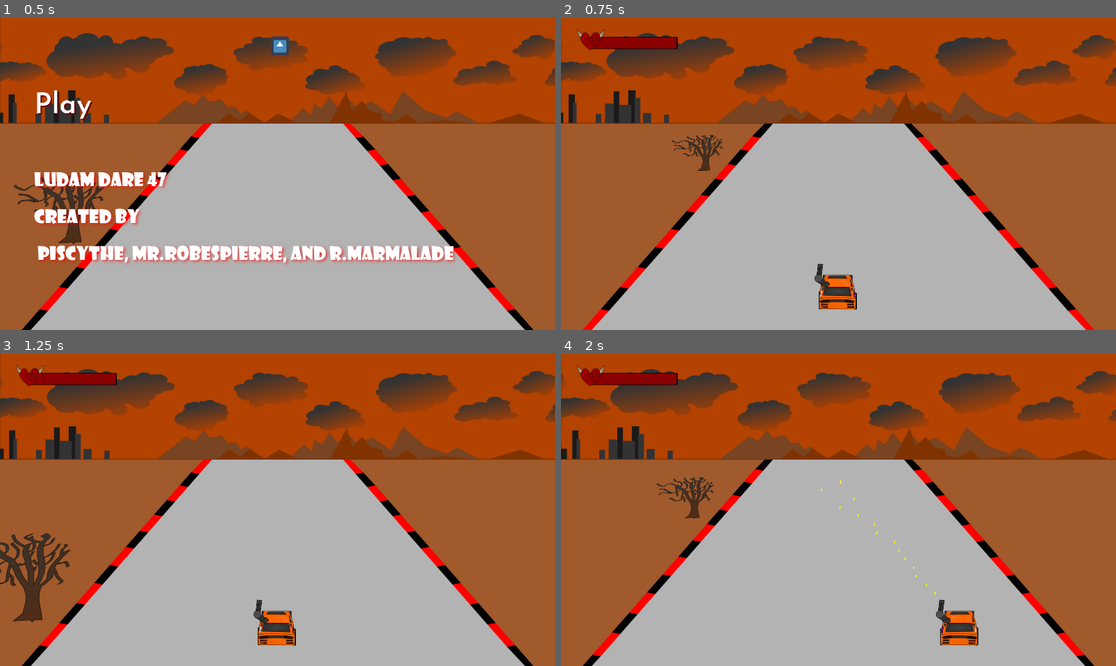
Above: before the commit, frames 1-4 (two rows, left to right).
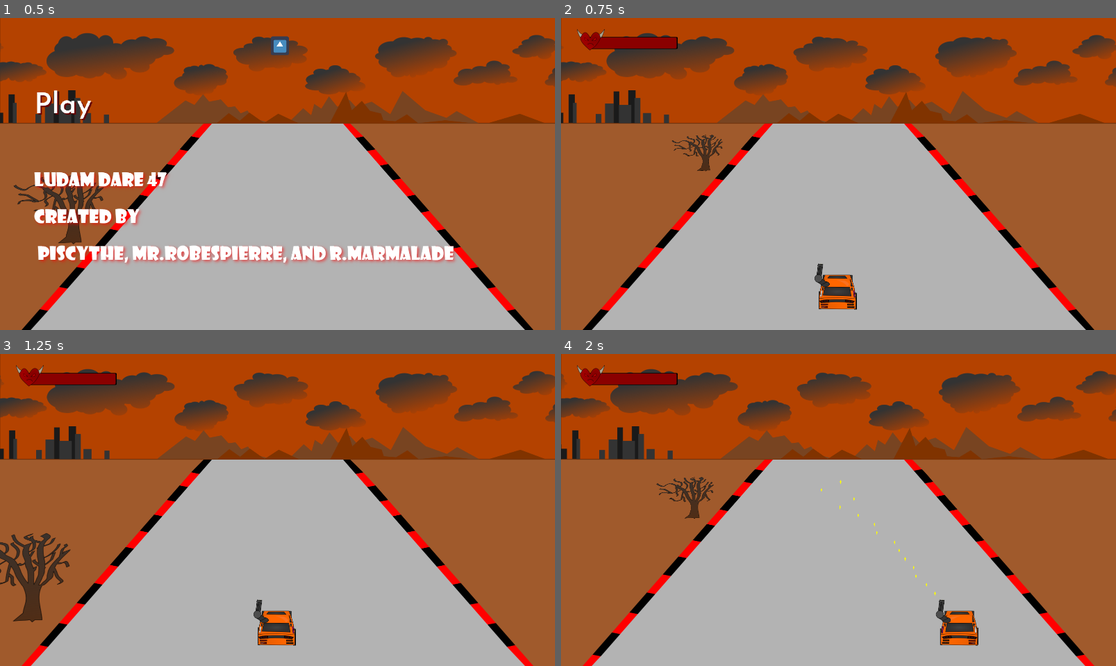
Above: after the commit, the same moments.

Repository: adambraude/LD47
Game: Godot game, scene res://test scene.tscn
The game is run twice, just before and just after one commit, with the same random seed, the same clock (stepped at 60 frames per second) and the same inputs. The engine's default icon, where the game draws it, is replaced by a stand-in: a white triangle on a blue panel in a dark square.
Inputs:
- Up to frame 1 (0.5 s): no input
- Up to frame 2 (0.75 s): click "Play" at 0.5 s
- Up to frame 3 (1.25 s): no input
- Up to frame 4 (2 s): hold Right (ui_right) from 1.28 s (still down); hold Space (shoot) from 1.28 s (still down)

Frame 1 is identical in both runs. In frame 2, 2.4% of the frame differs, in the area x 3-97%, y 33-100%; in frame 3, 2.4%; in frame 4, 2.5%.

Commit message:
Added a startSpawns method to EnemySpawner

Diff:
--- a/EnemySpawner.gd
+++ b/EnemySpawner.gd
@@ -29,6 +29,10 @@
 #func _process(delta):
 #	pass
 
+func startSpawns():
+	$BatEnemyTimer.start()
+	$CrabEnemyTimer.start()
+
 func removeAndStopAll():
 	$BatEnemyTimer.stop()
 	$CrabEnemyTimer.stop()
@@ -37,8 +41,7 @@
 	get_tree().call_group("fireballs", "queue_free")
 
 func _on_StartTimer_timeout():
-	$BatEnemyTimer.start()
-	$CrabEnemyTimer.start()
+	startSpawns()
 
 
 func _on_BatEnemyTimer_timeout():
--- a/Main.tscn
+++ b/Main.tscn
@@ -13,7 +13,7 @@
 [node name="Background" parent="." instance=ExtResource( 1 )]
 
 [node name="Road" parent="Background" index="2"]
-frame = 0
+frame = 2
 
 [node name="StartTimer" type="Timer" parent="."]
 wait_time = 2.0
@@ -45,3 +45,5 @@
 [editable path="Player"]
 
 [editable path="EnemySpawner"]
+
+[editable path="Boss 1 Fight"]
